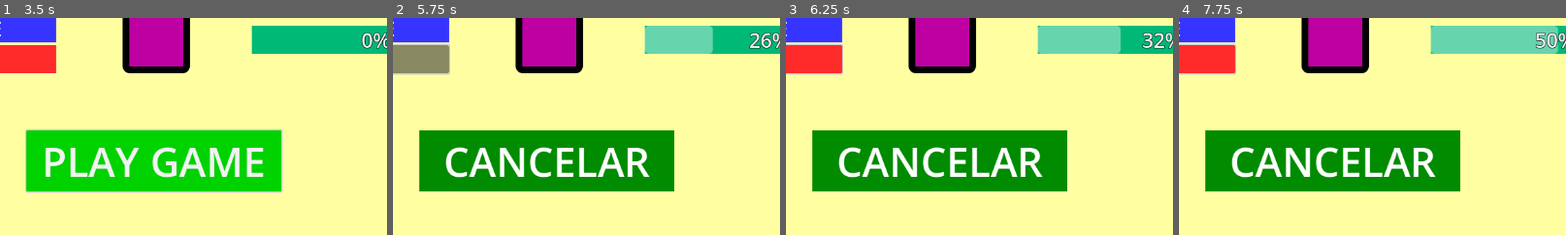
Above: before the commit, frames 1-4 (left to right).
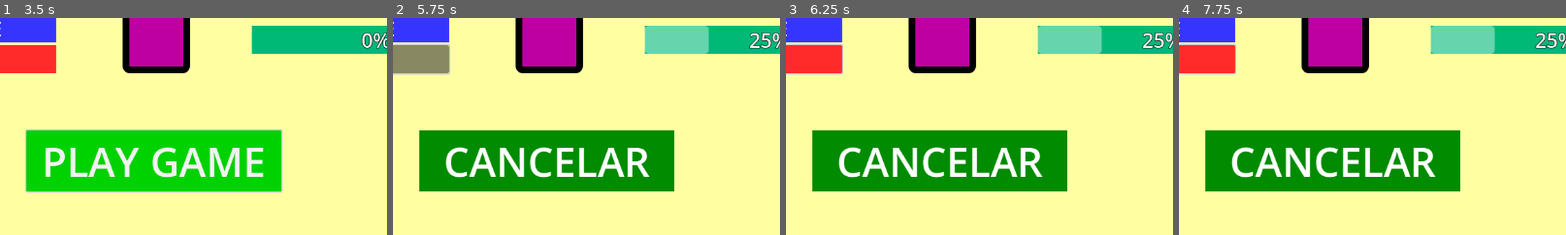
Above: after the commit, the same moments.

Repository: Albe200/EngineMakerRepo
Game: Godot game, scene res://Scenes/MenuInicio.tscn
Two runs of this game, one before a commit and one after it. Both use one fixed random seed, a clock stepped at 60 frames per second and the inputs below. The engine's default icon, where the game draws it, is replaced by a stand-in: a white triangle on a blue panel in a dark square.
Inputs (mouse positions are % of the whole screen's width and height, from its top left):
- Up to frame 1 (3.5 s): click "PLAY GAME" at 0.5 s; click "CONTINUE" at 1.25 s; click "CONTINUE" at 2 s; click "CANCELAR" at 2.75 s
- Up to frame 2 (5.75 s): click "PLAY GAME" at 3.5 s; move the mouse to (72, 45) at 4.27 s; hold D (right) 4.28-5.03 s; click (72, 45) at 4.35 s; move the mouse to (30, 55) at 5.02 s; hold S (backward) from 5.03 s (still down); click (30, 55) at 5.1 s
- Up to frame 3 (6.25 s): move the mouse to (60, 28) at 5.77 s; release S (backward) at 5.78 s; hold D (right) from 5.78 s (still down); click (60, 28) at 5.85 s
- Up to frame 4 (7.75 s): move the mouse to (45, 70) at 6.52 s; release D (right) at 6.53 s; hold W (forward) 6.53-7.28 s; click (45, 70) at 6.6 s; move the mouse to (80, 65) at 7.27 s; hold A (left) from 7.28 s (still down); click (80, 65) at 7.35 s
The pictures show only the part of the screen within x 30-80%, y 45-95%; the shares and areas given below are measured in that part.

Frame 1 is identical in both runs. In frame 2, 0.3% of the frame differs, in the area x 80-98%, y 3-17%; in frame 3, 0.9%; in frame 4, 2.1%.

Commit message:
Corrigiendo la simulacion de carga cuando se cancela y se vuelve a iniciar.

Diff:
--- a/Scenes/menuOpciones.gd
+++ b/Scenes/menuOpciones.gd
@@ -11,7 +11,7 @@
 func _ready():
 	bar.max_value = 100
 	bar.value = 0
-	play.pressed.connect(_on_play_pressed)   # conexión correcta
+	play.pressed.connect(_on_play_pressed)
 
 func _on_play_pressed():
 	if not filling:
@@ -36,3 +36,4 @@
 	else:
 		play.text = "PLAY GAME"
 		bar.value = 0
+		elapsed_time = 0
